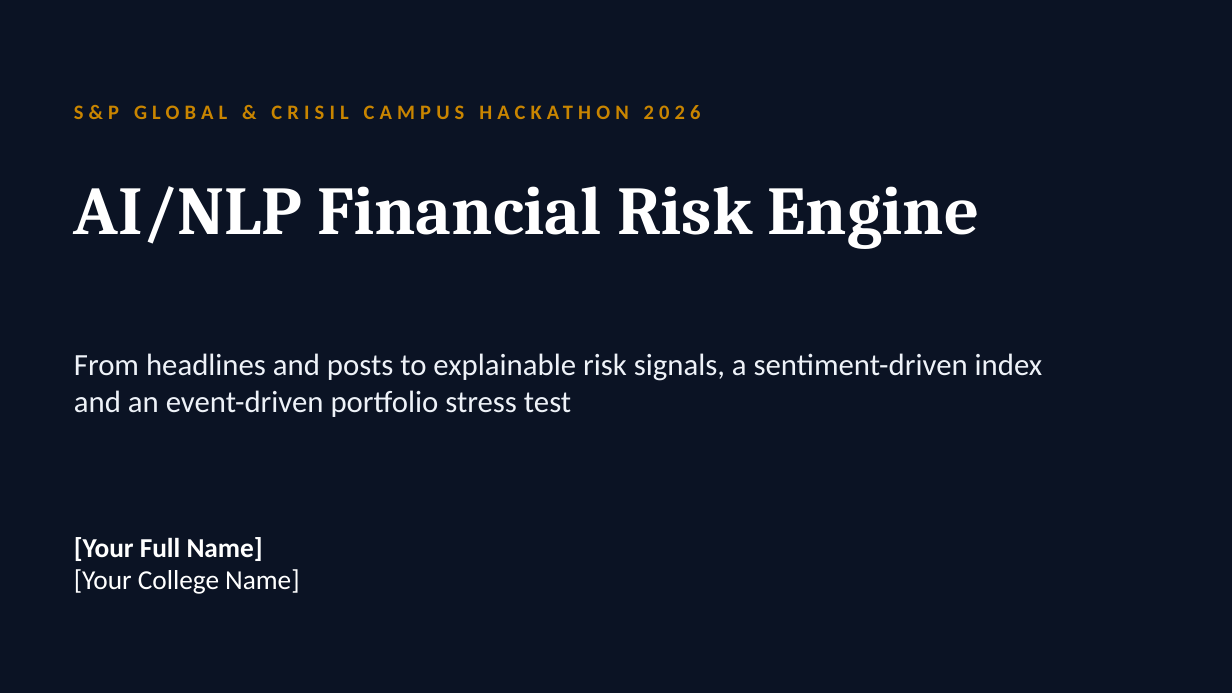
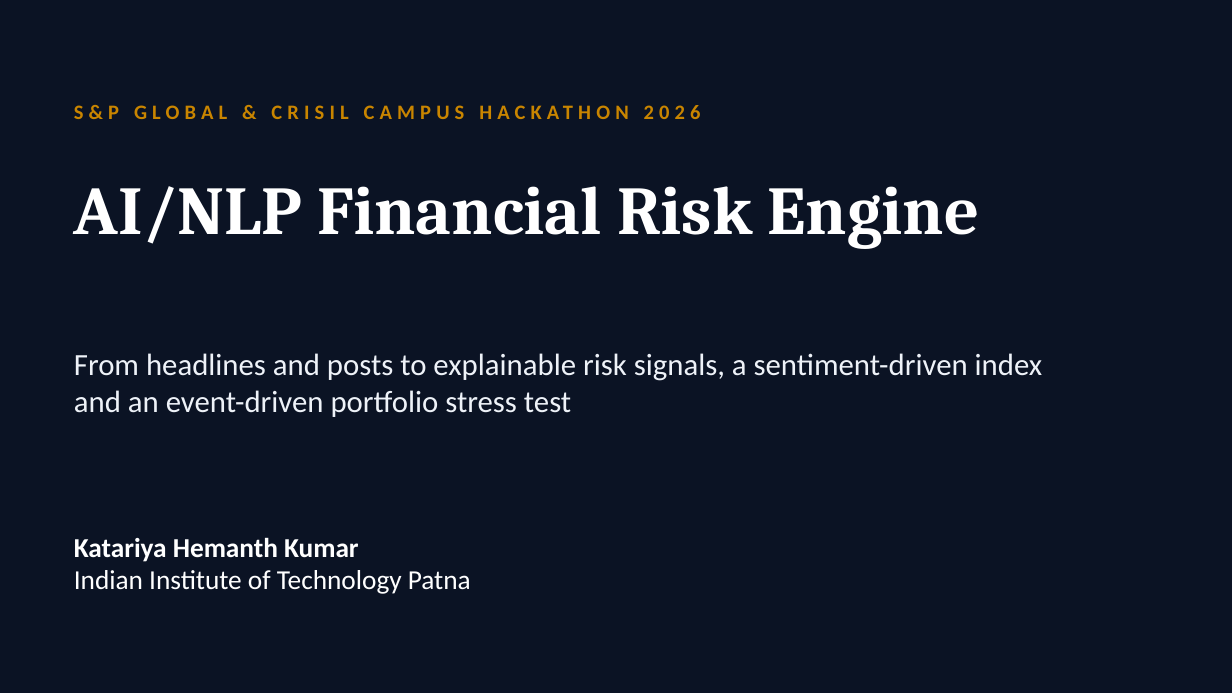
Before and after one commit to Hemanth-katariya/iitpatna-katariya-hemanth-kumar-hackathon, a slide deck: slide 1 of docs/presentation.pptx. Drawn at 1232x693 pixels with LibreOffice and Linux fonts; fonts in the diff are those of the drawing. Boxes give left, top, right and bottom in pixels: in the first picture for what was removed or moved away, otherwise in the second. Text is boxed around its words. In the diff, an @@ line names an element or a change of style, - is before the commit and + after.

```diff
--- a/docs/presentation.pptx
+++ b/docs/presentation.pptx
@@ text at (74, 537, 471, 594): text changed @@
-[Your Full Name]
-[Your College Name]
+Katariya Hemanth Kumar
+Indian Institute of Technology Patna
```
Also in this commit, not shown: 3 other files.
